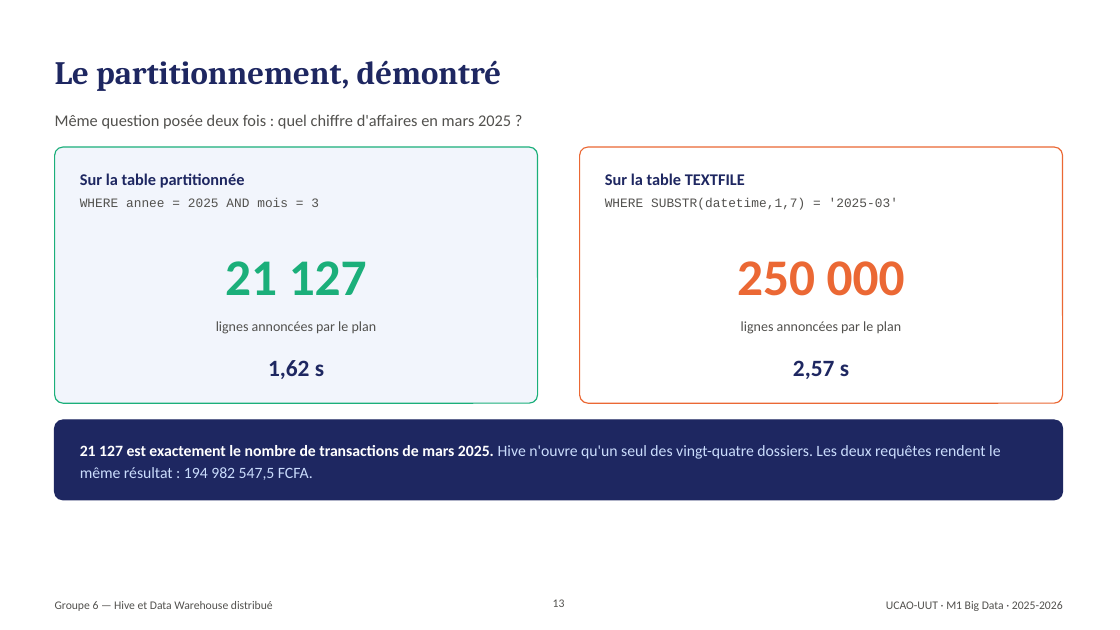
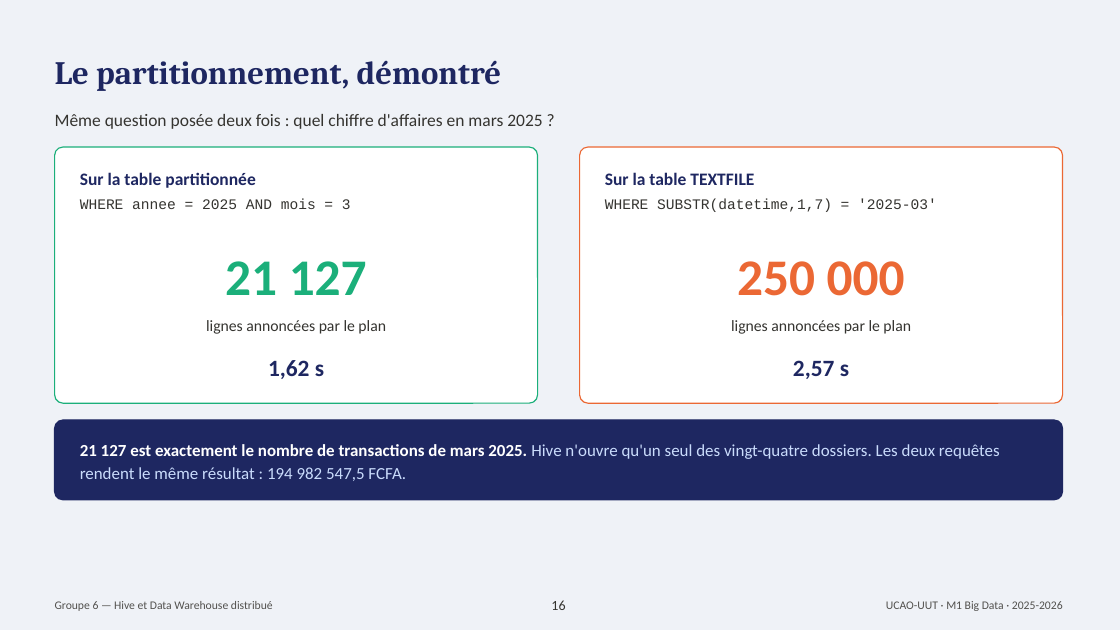
Before and after one commit to donaldamah/TP6-HIVE-Groupe6, a slide deck: slide 16 of Expose6_Hive_Groupe6.pptx (slide 13 before the commit). Drawn at 1120x630 pixels with LibreOffice and Linux fonts; fonts in the diff are those of the drawing. Boxes give left, top, right and bottom in pixels: in the first picture for what was removed or moved away, otherwise in the second. Text is boxed around its words. In the diff, an @@ line names an element or a change of style, - is before the commit and + after.

```diff
--- a/Expose6_Hive_Groupe6.pptx
+++ b/Expose6_Hive_Groupe6.pptx
@@ background #FFFFFF to #EFF2F7 @@
@@ text "Même question posée deux fois ..." at box(55, 114, 542, 129): size 14 to 15 pt, text colour #52514E to #353430 @@
@@ rounded rectangle at box(55, 147, 538, 403): fill #F2F5FC to #FFFFFF @@
@@ text "Sur la table partitionnée" at box(80, 172, 255, 188): size 14 to 15 pt @@
@@ text "Sur la table TEXTFILE" at box(605, 172, 754, 185): size 14 to 15 pt @@
@@ text "WHERE annee = 2025 AND ..." at box(80, 198, 351, 209): size 11 to 12.5 pt, text colour #52514E to #353430 @@
@@ text "WHERE SUBSTR(datetime,1,7) = '2025-03'" at box(605, 198, 937, 212): size 11 to 12.5 pt, text colour #52514E to #353430 @@
@@ text "lignes annoncées par le plan" at box(206, 320, 386, 334): size 12 to 13.5 pt, text colour #52514E to #353430 @@
@@ text "lignes annoncées par le plan" at box(731, 320, 911, 334): size 12 to 13.5 pt, text colour #52514E to #353430 @@
@@ text "21 127 est exactement le ..." at box(80, 444, 1000, 481): size 13.5 to 14.5 pt @@
@@ page number at box(551, 600, 565, 610): text changed; size 10 to 12 pt; text colour #52514E to #353430 @@
-13
+16
```
Also in this commit, not shown: 18 other slides changed, 4 slides added, 11 other files.
